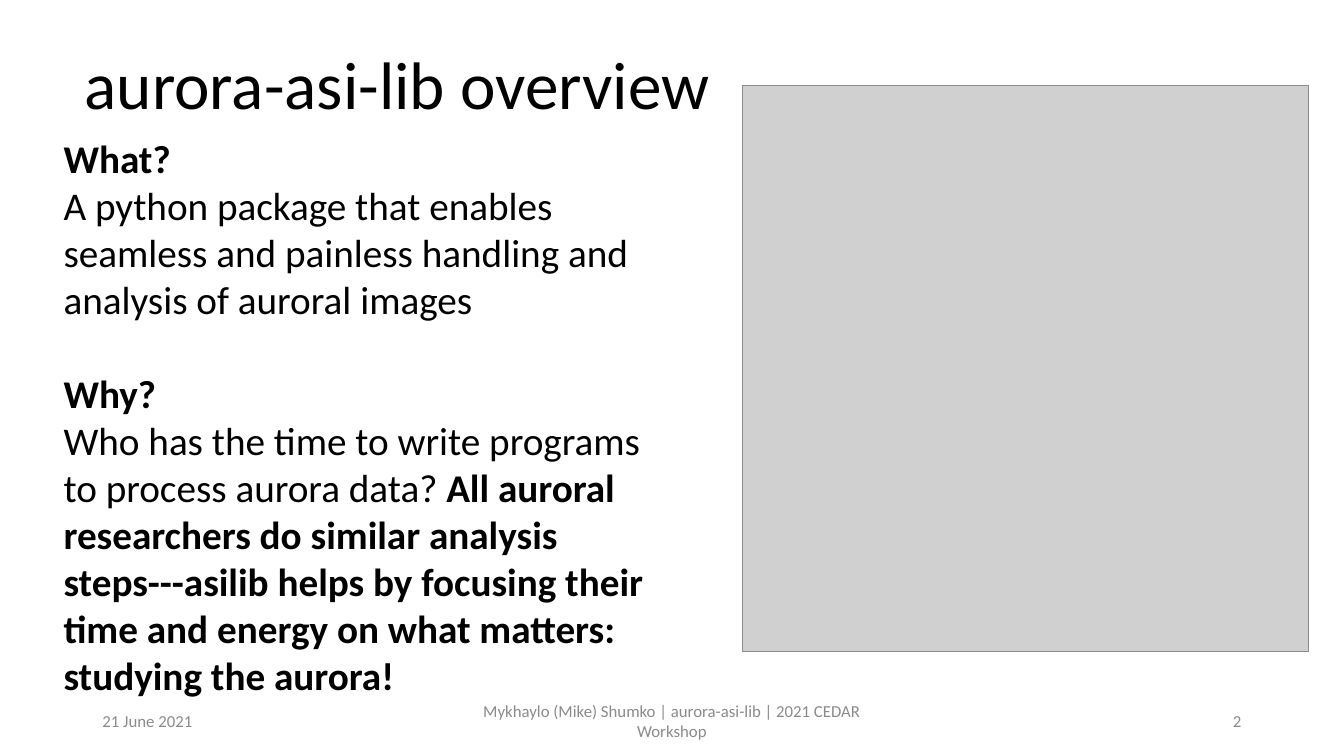
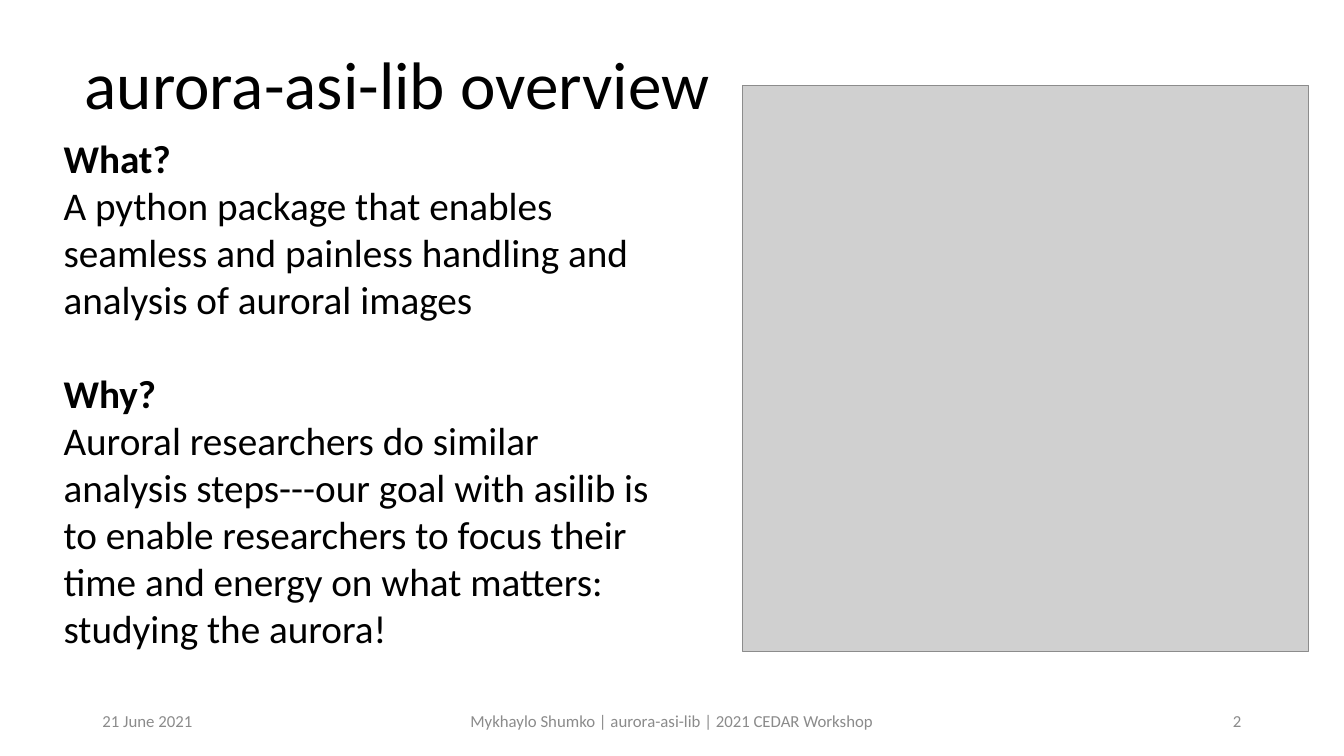
Before and after one commit to mshumko/asilib, a slide deck: slide 2 of presentations/2021_cedar_shumko_asilib.pptx. Drawn at 1344x756 pixels with LibreOffice and Linux fonts; fonts in the diff are those of the drawing; grey boxes stand for pictures. Boxes give left, top, right and bottom in pixels: in the first picture for what was removed or moved away, otherwise in the second. Text is boxed around its words. In the diff, an @@ line names an element or a change of style, - is before the commit and + after.

```diff
--- a/presentations/2021_cedar_shumko_asilib.pptx
+++ b/presentations/2021_cedar_shumko_asilib.pptx
@@ text at <box>64,427,648,650</box>: text changed; bold off @@
-Who has the time to write programs to process aurora data? All auroral researchers do similar analysis steps---asilib helps by focusing their time and energy on what matters: studying the aurora!
+Auroral researchers do similar analysis steps---our goal with asilib is to enable researchers to focus their time and energy on what matters: studying the aurora!
@@ text at <box>470,715,872,730</box>: text changed @@
-Mykhaylo (Mike) Shumko | aurora-asi-lib | 2021 CEDAR Workshop
+Mykhaylo Shumko | aurora-asi-lib | 2021 CEDAR Workshop
```
Also in this commit, not shown: 9 other slides changed, 1 other file.
